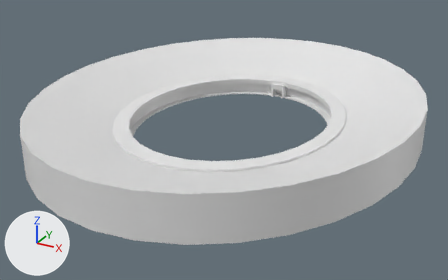
One commit to the FBX model HammerStruggle/Content/Environment/Buildings/SM_ArenaBlockout.fbx: the scene before it, then after it.
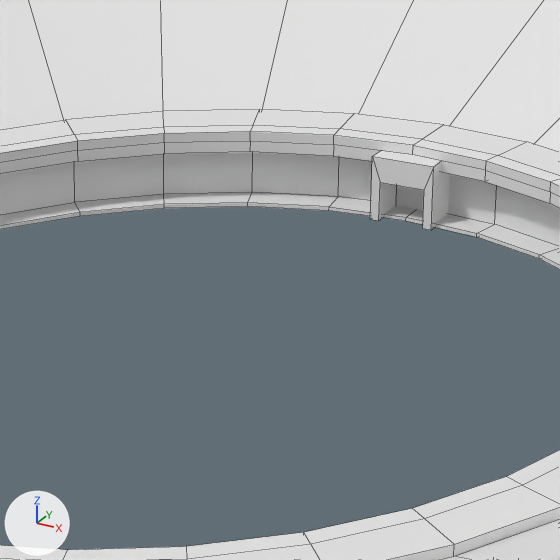
There are two pictures of each version: one whole from a 50 mm camera at (72.6, -136.7, 64.7) aimed at (-0.5, -3.8, -1.8), one close up on the part from 44% to 69% of the width and 19% to 58% of the height. The axes (+X, +Y, +Z) are drawn at lower left. The lights are the same throughout. The close-ups show mesh edges as thin lines. Where no turn or scale is listed for an object, it has been applied to the vertices.

Script lines for the objects in view, before the commit:
```python
me_circle = bpy.data.meshes.new('Circle')
me_circle.from_pydata(...)  # 416 vertices, 416 faces; spans x -48.7..48.7, y -58.2..58.2, z 0.0..10.8
me_cube_001 = bpy.data.meshes.new('Cube.001')
me_cube_001.from_pydata(...)  # 16 vertices, 12 faces; spans x -2.0..2.0, y -1.98..2.02, z 0.0..4.0
ob_sm_arena = bpy.data.objects.new('SM_Arena', me_circle)
ob_sm_arena.location = (0.0, 0.0, 0.0)
ob_sm_gate = bpy.data.objects.new('SM_Gate', me_cube_001)
ob_sm_gate.location = (0.0, 31.0, 0.0)
```
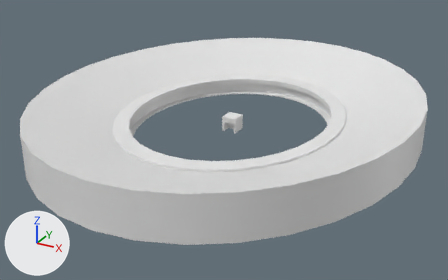
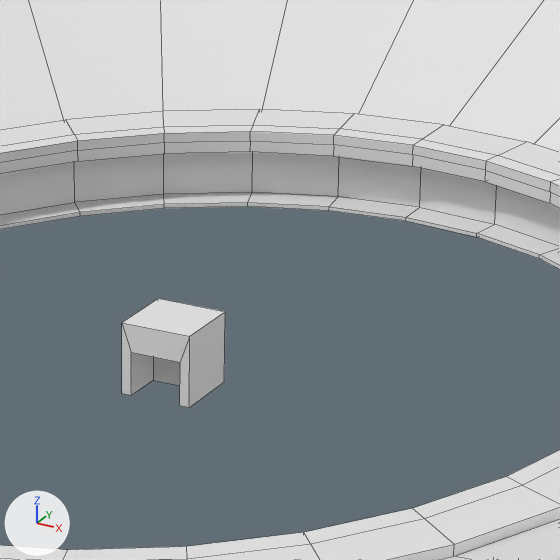
Where the newer file only moved an object's origin or applied its transform, the numbers keep the older frame.

The change, as a diff of the scene's bpy script:
```diff
--- a/HammerStruggle/Content/Environment/Buildings/SM_ArenaBlockout.fbx.py
+++ b/HammerStruggle/Content/Environment/Buildings/SM_ArenaBlockout.fbx.py
@@ me_cube_001_1 @@
+me_cube_001_1.from_pydata([(-1.43, 0.43, 2.43), (1.43, 0.43, 2.43), (-2.0, -1.98, 0.0), (-2.0, -1.98, 4.0), (-2.0, 2.02, 0.0), (-2.0, 2.02, 4.0), (2.0, -1.98, 0.0), (2.0, -1.98, 4.0), (2.0, 2.02, 0.0), (2.0, 2.02, 4.0), (1.43, -1.98, 2.43), (-1.43, -1.98, 0.0), (-1.43, -1.98, 2.43), (-1.43, 0.43, 0.0), (1.43, -1.98, 0.0), (1.43, 0.43, 0.0)], [], [(1, 10, 12, 0), (6, 7, 10, 14), (8, 6, 14, 15, 13, 11, 2, 4), (4, 5, 9, 8), (8, 9, 7, 6), (2, 3, 5, 4), (5, 3, 7, 9), (10, 1, 15, 14), (15, 1, 0, 13), (13, 0, 12, 11), (12, 3, 2, 11), (10, 7, 3, 12)])
@@ ob_sm_gate @@
-ob_sm_gate = bpy.data.objects.new('SM_Gate', me_cube_001)
-ob_sm_gate.location = (0.0, 31.0, 0.0)
@@ ob_gate @@
+ob_gate = bpy.data.objects.new('Gate', me_cube_001_1)
+ob_gate.location = (0.0, 0.0, 0.0)
```

Location of each change, [x1, y1, x2, y2] in pixels of the close-ups (560 x 560 px):
'Gate', added: after [122, 298, 225, 408]
'SM_Gate', deleted: before [370, 151, 450, 230]
